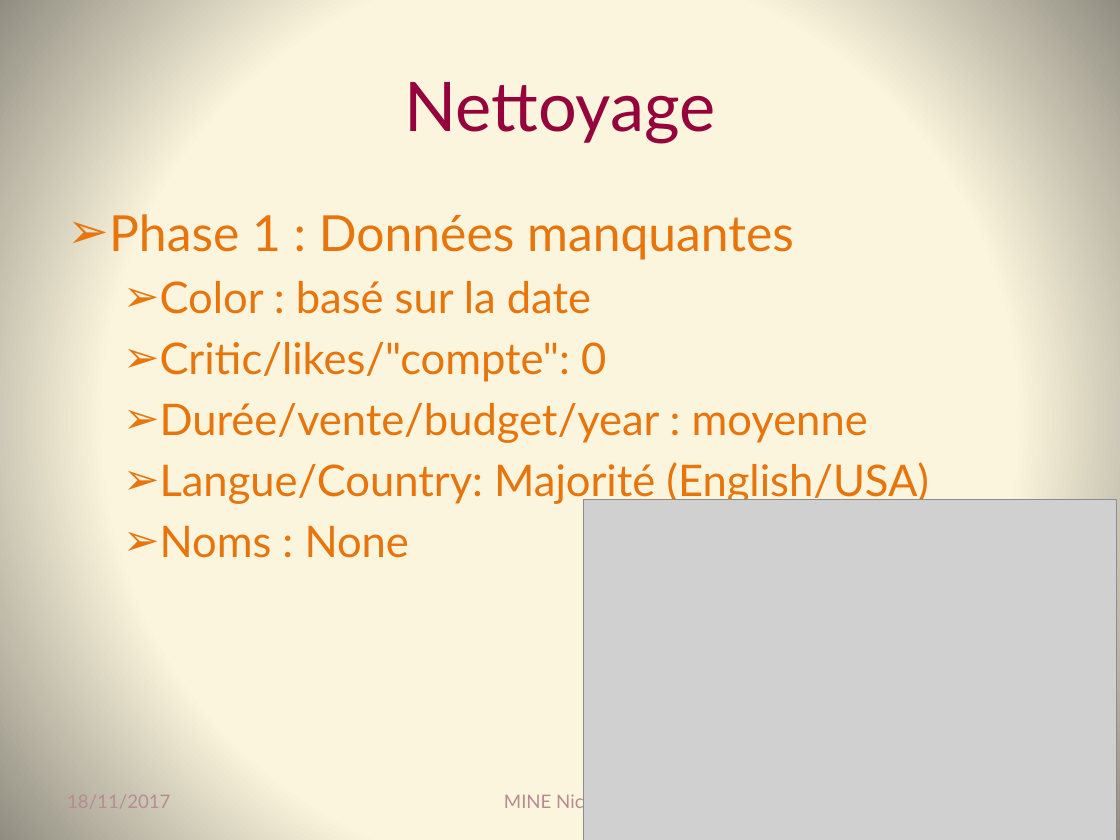
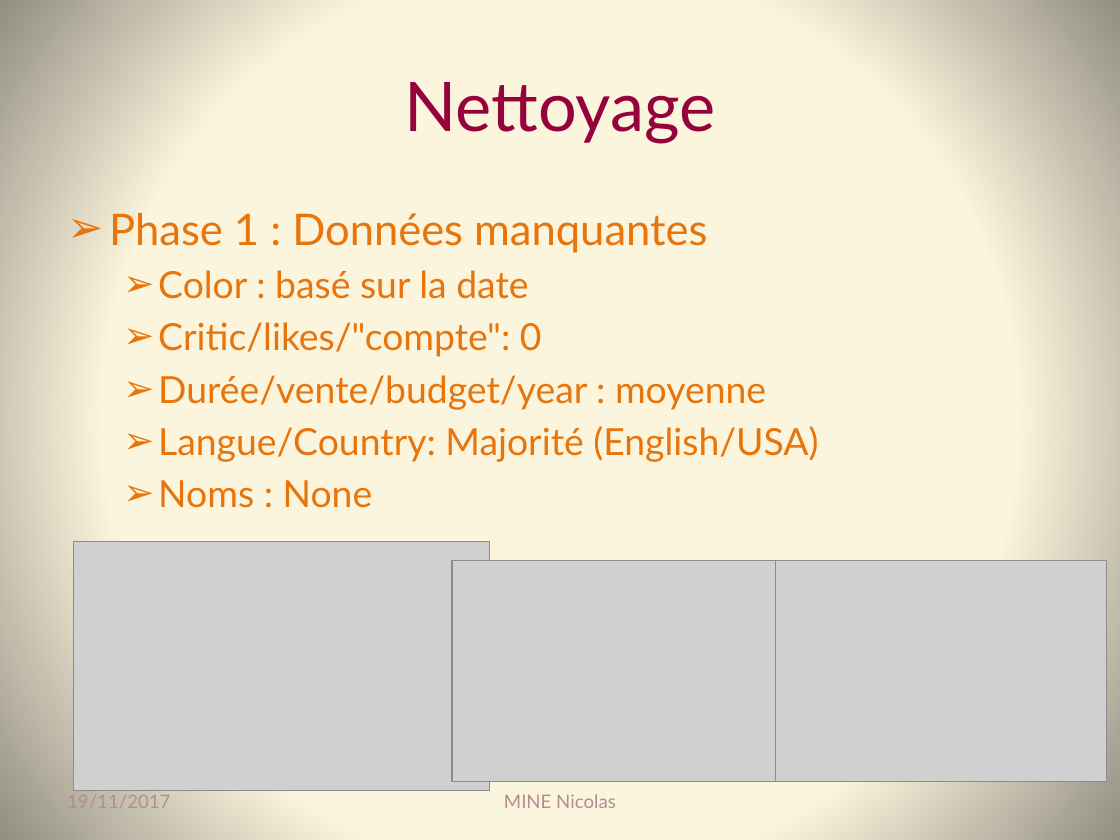
Before and after one commit to Coni63/OC_DS, a slide deck: slide 4 of Projet 3 - recomm. de films/Presentation-projet_3.pptx. Drawn at 1120x840 pixels with LibreOffice and Linux fonts; fonts in the diff are those of the drawing; grey boxes stand for pictures. Boxes give left, top, right and bottom in pixels: in the first picture for what was removed or moved away, otherwise in the second. Text is boxed around its words. In the diff, an @@ line names an element or a change of style, - is before the commit and + after.

```diff
--- a/Projet 3 - recomm. de films/Presentation-projet_3.pptx
+++ b/Projet 3 - recomm. de films/Presentation-projet_3.pptx
@@ text "Phase 1 : Données manquantes" at (x1=109, y1=213, x2=818, y2=508): size 32 to 28 pt in "Phase 1 : Données manquantes"; size 28 to 24 pt in "Color : basé sur la date", "Critic/likes/"compte": 0", "Durée/vente/budget/year : moyenne", "Langue/Country: Majorité (English/USA)" and 1 more places @@
@@ picture removed at (x1=584, y1=500, x2=1117, y2=840) @@
@@ picture added at (x1=74, y1=542, x2=489, y2=792) @@
@@ picture added at (x1=452, y1=561, x2=784, y2=782) @@
@@ picture added at (x1=775, y1=561, x2=1107, y2=782) @@
@@ text at (x1=67, y1=795, x2=170, y2=808): text changed @@
-18/11/2017
+19/11/2017
```
Also in this commit, not shown: 5 other slides changed, 5 other files.
